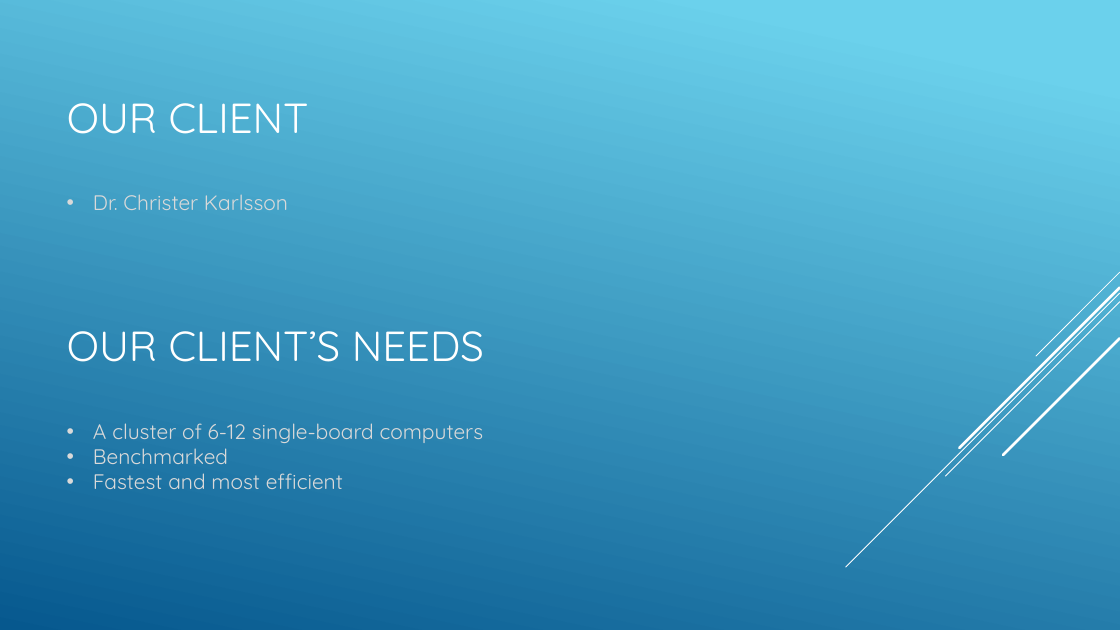
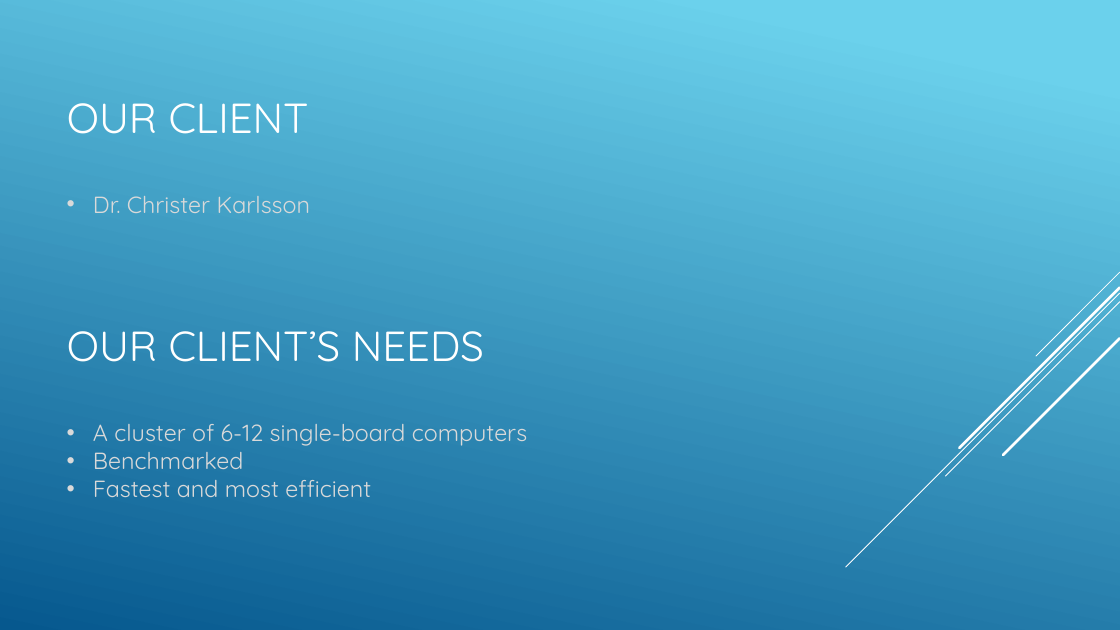
Before and after one commit to SDSMT-CSC464-F15/arm, a slide deck: slide 2 of Documents/ClientPresent2.pptx. Drawn at 1120x630 pixels with LibreOffice and Linux fonts; fonts in the diff are those of the drawing. Boxes give left, top, right and bottom in pixels: in the first picture for what was removed or moved away, otherwise in the second. Text is boxed around its words. In the diff, an @@ line names an element or a change of style, - is before the commit and + after.

Commit message:
Completed Sprint 3 report. Edited some formatting on the client presentation powerpoint

```diff
--- a/Documents/ClientPresent2.pptx
+++ b/Documents/ClientPresent2.pptx
@@ text "Dr. Christer Karlsson" at <box>93,196,311,213</box>: size 18 to 20 pt @@
@@ text "A cluster of 6-12 single-board ..." at <box>93,424,527,497</box>: size 18 to 20 pt @@
```
Also in this commit, not shown: 10 other slides changed, 4 other files.
